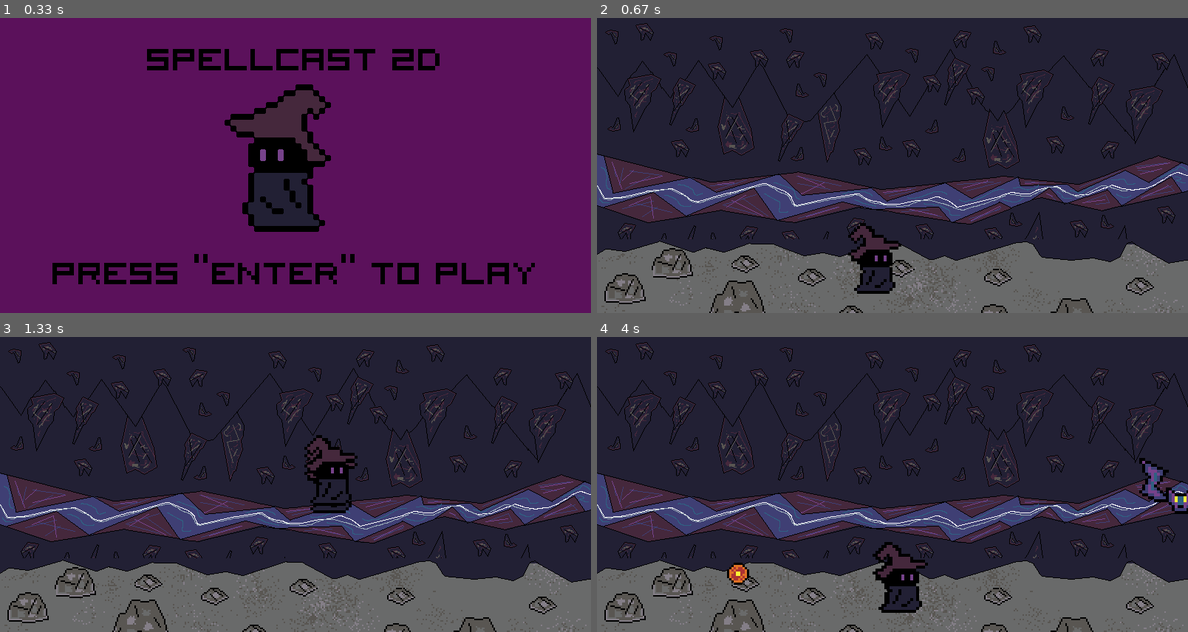
Above: before the commit, frames 1-4 (two rows, left to right).
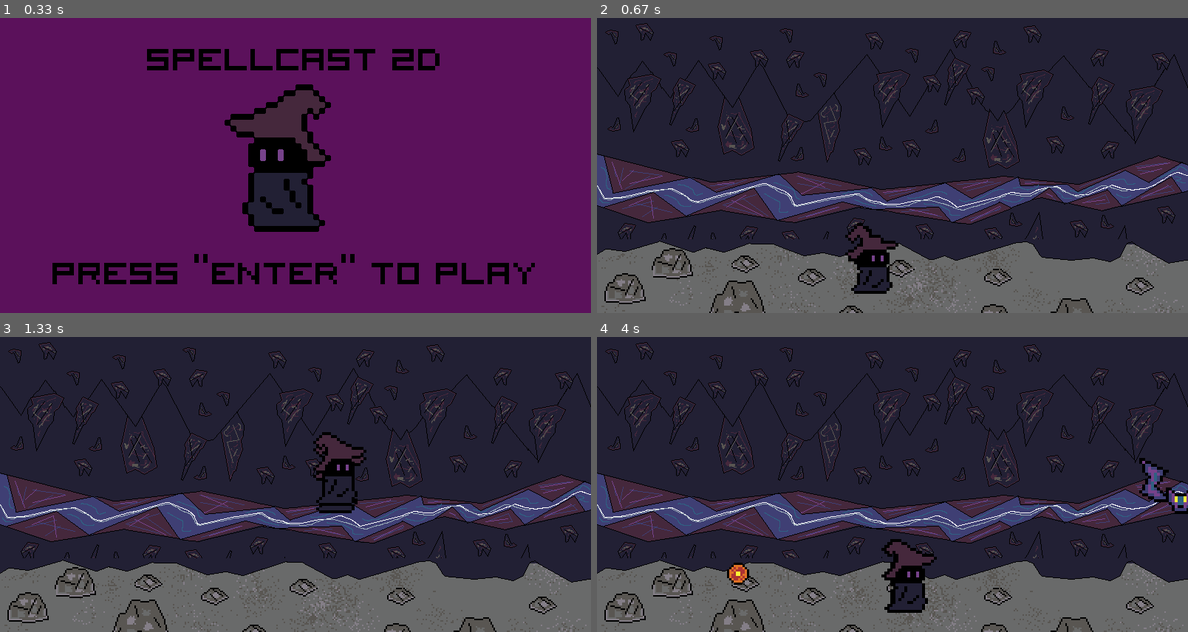
Above: after the commit, the same moments.

Repository: TheFireAtom/Pygame_projects
Game: pygame game, started from spell_cast/spell_cast.py
Two runs of this game, one before a commit and one after it. Both use one fixed random seed, a clock stepped at 60 frames per second and the inputs below.
Inputs:
- Up to frame 1 (0.33 s): no input
- Up to frame 2 (0.67 s): tap Enter at 0.33 s
- Up to frame 3 (1.33 s): hold D 0.67-1.13 s; hold W from 1.17 s (still down)
- Up to frame 4 (4 s): release W at 1.47 s; hold D 1.5-1.97 s; hold A 2-2.53 s; hold A 2.57-2.97 s; tap Space at 3, 3.4, 3.8 s; hold W 3.33-3.7 s; hold D from 3.73 s (still down)

Frame 1 is identical in both runs. In frame 2, 0.6% of the frame differs, in the area x 42-52%, y 69-94%; in frame 3, 1.2%, in the area x 51-62%, y 32-60%; in frame 4, 1.2%.

Commit message:
done with core game mechanics

Diff:
--- a/spell_cast/spell_cast.py
+++ b/spell_cast/spell_cast.py
@@ -274,10 +274,18 @@
     enemies.empty()
     projectiles.empty()
 
+    initialize_game_start()
+
     screen.blit(cave_background_surf, (0, 0))
     screen.blit(stone_ground_surf, (0, 300))
     all_sprites.draw(screen)
     all_sprites.update()
+
+def initialize_game_start():
+    global mage
+    mage = Mage()
+    all_sprites.add(mage)
+
 
 # colors
 WHITE = (255, 255, 255)
@@ -314,14 +322,9 @@
 last_spawn_time = pygame.time.get_ticks()
 
 # sprites group
-mage = Mage()
-enemy = Enemy(spawn_chance)
 all_sprites = pygame.sprite.Group()
-all_sprites.add(mage)
 enemies = pygame.sprite.Group()
-enemies.add(enemy)
 projectiles = pygame.sprite.Group()
-# enemies = pygame.sprite.Group()
 
 # running game
 while True:
@@ -350,8 +353,9 @@
         projectile_collision()
         player_collision()
     else:
+        restart_game()
         game_over_screen()
-        # restart_game()
+
 
     pygame.display.update()
     clock.tick(60)
